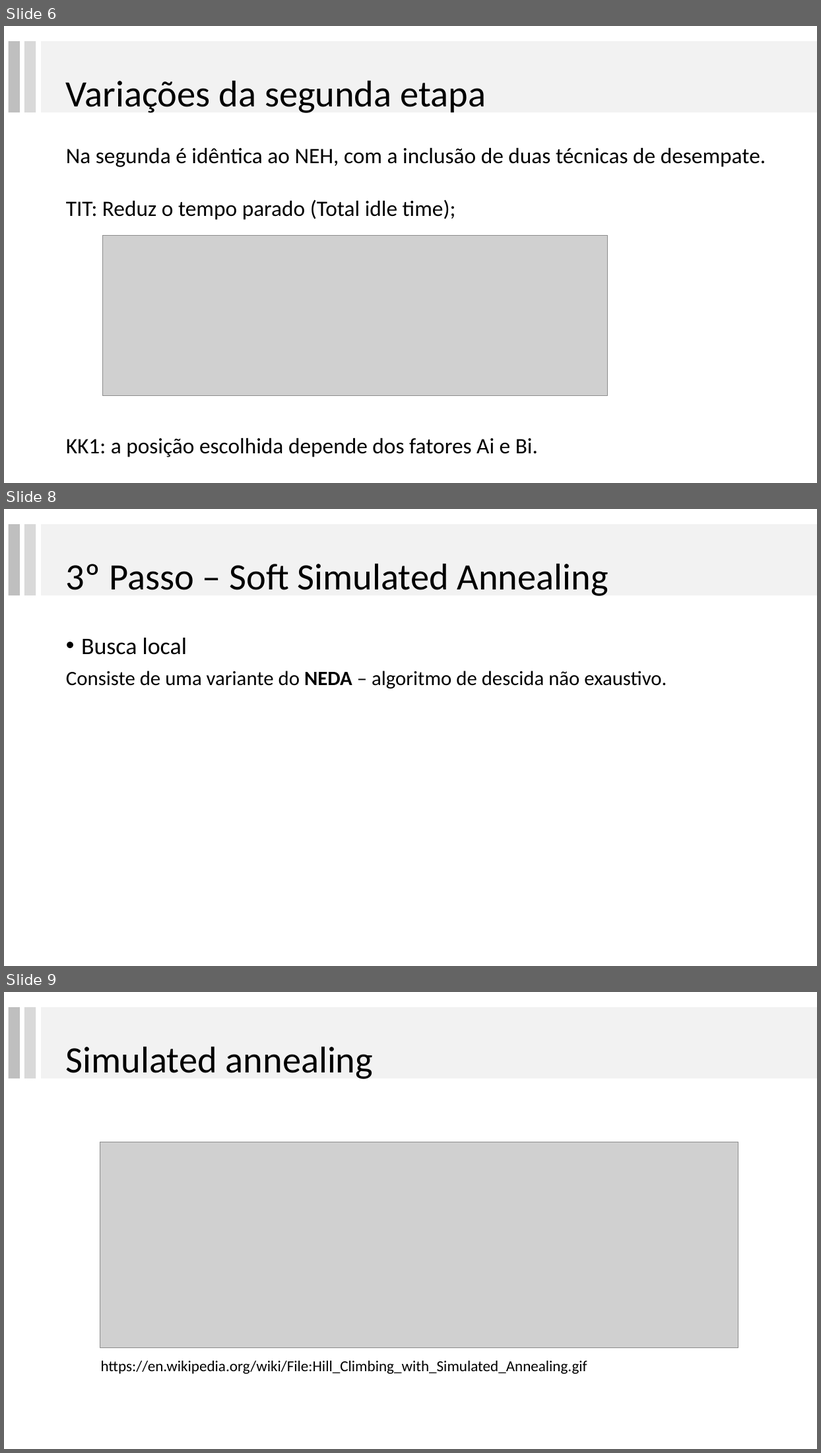
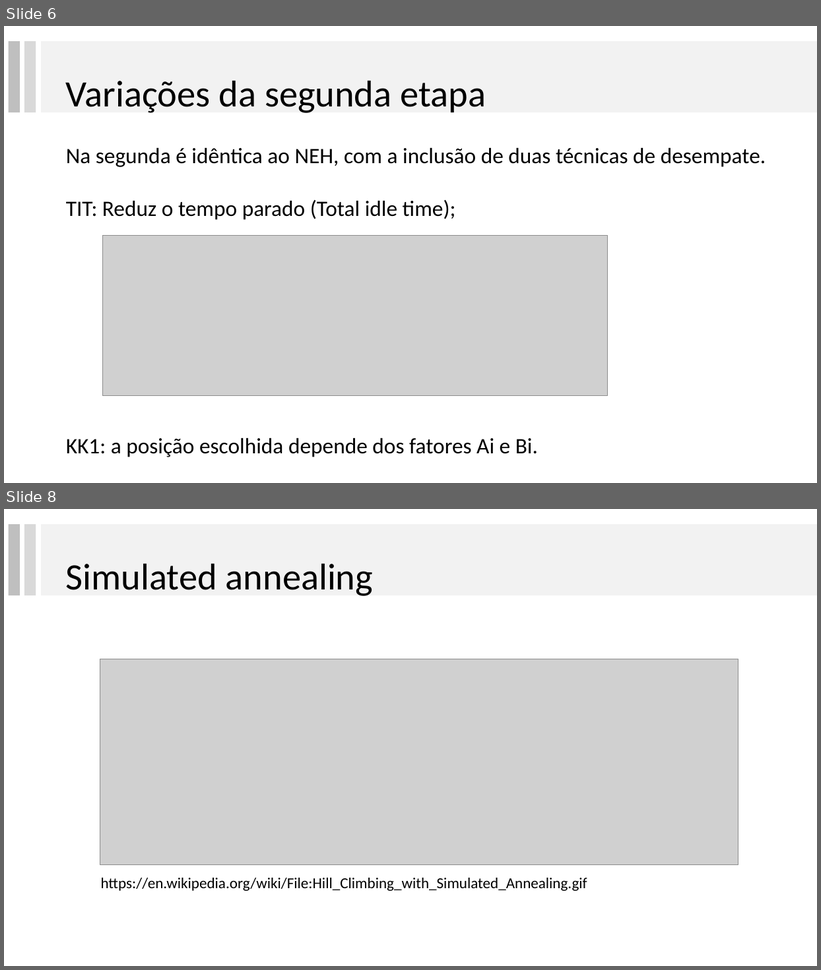
Before and after one commit to lpbiasoto/metaheuristicas, a slide deck: ApresentacaoRibas/apresentaçãoRibas_JHA.pptx. Shown one above the other, each under a label of ours: slides 6, 8 and 9 before the commit, slides 6 and 8 after it; the slides between them are not shown. The pictures are 821x1453 and 821x970 pixels, drawn with LibreOffice and Linux fonts; fonts in the diff are those of the drawing; grey boxes stand for pictures. Boxes give left, top, right and bottom in pixels: in the first picture for what was removed or moved away, otherwise in the second. Text is boxed around its words. In the diff, an @@ line names an element or a change of style, - is before the commit and + after.

```diff
--- a/ApresentacaoRibas/apresentaçãoRibas_JHA.pptx
+++ b/ApresentacaoRibas/apresentaçãoRibas_JHA.pptx
@@ slide 8 removed at box(4, 509, 817, 966), background #FFFFFF @@
@@ rectangle removed at box(8, 524, 20, 595) @@
@@ rectangle removed at box(24, 524, 36, 595) @@
@@ rectangle removed at box(41, 524, 817, 595) @@
@@ title removed at box(66, 563, 609, 596) @@
-3º Passo – Soft Simulated Annealing
@@ text removed at box(66, 638, 667, 689) @@
-• Busca local
-Consiste de uma variante do NEDA – algoritmo de descida não exaustivo.
@@ what was slide 9 is now slide 8 @@
```
Also in this commit, not shown: 10 slides changed, 25 slides added, 3 other slides removed.
